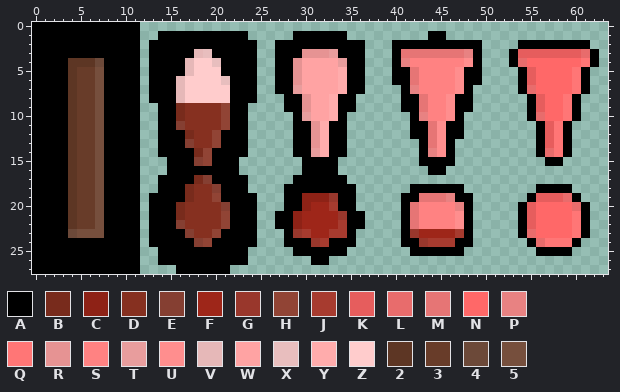
Two states of a pixel-art sprite, Assets/Graphics/Overlay/coffeeWarning.png. The picture above is the old version.
The file is 64x28 pixels. Colours within 5 levels of each other are drawn and written as one.
Palette (. is transparent): A #000000  B #782b1c  C #8e2216  D #863020  E #853f32  F #9e2619  G #99372c  H #914435  J #a73b2f  K #e65d5d  L #e86c6c  M #e67575  N #ff6868  P #e88282  Q #ff7676  R #e69393  S #ff8282  T #e89d9d  U #ff8e8e  V #e6b8b8  W #ffa3a3  X #e8bebe  Y #ffacac  Z #ffcccc  2 #5d3624  3 #683c29  4 #6c4939  5 #764f3d
Pixels before, first column x 0:
 0 AAAAAAAAAAAA...................................................
 1 AAAAAAAAAAAA..AAAAAAAAAA.....AAAAAA.........AA.................
 2 AAAAAAAAAAAA.AAAAAAAAAAAA..AAAAAAAAAA...AAAAAAAAAA....AAAAAAAA.
 3 AAAAAAAAAAAA.AAAAAVXAAAAA..AAARRRTAAA...AMMMMMMMPA...AKKKKKKKLA
 4 AAAA2224AAAA.AAAAVZZXAAAA..AARWWWWTAA...APSSSSSSUA...ALNNNNNNQA
 5 AAAA2335AAAA.AAAAVZZZAAAA..AARWWWWYAA...AAMSSSSUAA....AKNNNNQA.
 6 AAAA2335AAAA.AAAVZZZZXAAA..AARWWWWYAA...AAMSSSSUAA....AKNNNNQA.
 7 AAAA2335AAAA.AAAVZZZZZAAA..AATWWWWYAA....APSSSSUA.....ALNNNNQA.
 8 AAAA2335AAAA.AAAVZZZZZAAA...AARWWYAA.....AAMSSUAA......AKNNQA..
 9 AAAA2335AAAA..AABDDDDHAA....AARWWYAA.....AAMSSUAA......AKNNQA..
10 AAAA2335AAAA..AABDDDDHAA.....ATWWYA.......APSSUA.......ALNNQA..
11 AAAA2335AAAA..AAEDDDDHAA.....AARYAA.......AAMUAA........AKQA...
12 AAAA2335AAAA..AAABDDHAAA.....AARYAA.......AAMUAA........AKQA...
13 AAAA2335AAAA..AAAEDDHAAA.....AARYAA........AMUA.........AKQA...
14 AAAA2335AAAA..AAAABHAAAA.....AATYAA........APUA.........ALQA...
15 AAAA2335AAAA...AAAEHAAA.......AAAA.........AAAA..........AA....
16 AAAA2335AAAA...AAAAAAAA.......AAAA..........AA.................
17 AAAA2335AAAA..AAAABEAAAA.....AAAAAA............................
18 AAAA2335AAAA..AAABDDEAAA....AAAAAAAA......AAAAAA........AAAA...
19 AAAA2335AAAA.AAAABDDHAAAA...AACCCGAA.....AAMMMPAA......AKKKLA..
20 AAAA2335AAAA.AAABDDDDEAAA...AACFFJAA.....AMSSSSPA.....AKNNNNLA.
21 AAAA2335AAAA.AAABDDDDHAAA..AACFFFFGAA....AMSSSSUA.....AKNNNNQA.
22 AAAA2335AAAA.AAAEDDDDHAAA..AACFFFFJAA....AMSSSSUA.....AKNNNNQA.
23 AAAA4555AAAA.AAAAEDDHAAAA...AGJFFJJA.....AGFFFFJA.....ALNNNNQA.
24 AAAAAAAAAAAA.AAAAAEHAAAAA...AAAGJAAA.....AAGJJJAA......ALQQQA..
25 AAAAAAAAAAAA..AAAAAAAAAA.....AAAAAA.......AAAAAA........AAAA...
26 AAAAAAAAAAAA..AAAAAAAAAA.......AA..............................
27 AAAAAAAAAAAA....AAAAAA.........................................
Now the later version:
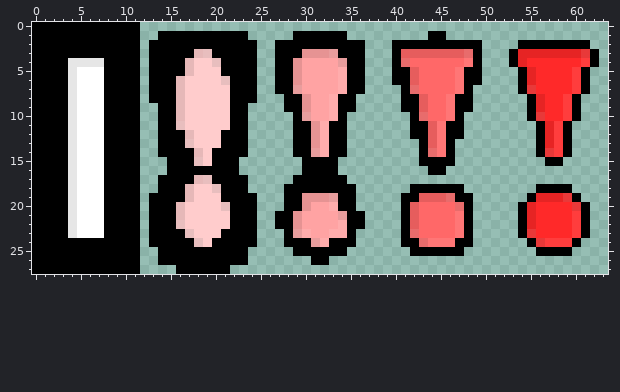
Commit: Andere Kaffee Warnungs Textur
The edit:
{"colour":"2","old":"#5d3624","new":"#e6e6e6"}
{"colour":"3","old":"#683c29","new":"#ffffff"}
{"colour":"K","old":"#e65d5d","new":"#e62424"}
{"colour":"L","old":"#e86c6c","new":"#e83939"}
{"colour":"M","old":"#e67575","new":"#e65d5d"}
{"colour":"N","old":"#ff6868","new":"#ff2929"}
{"colour":"P","old":"#e88282","new":"#e86c6c"}
{"colour":"Q","old":"#ff7676","new":"#ff3d3d"}
{"colour":"S","old":"#ff8282","new":"#ff6868"}
{"colour":"U","old":"#ff8e8e","new":"#ff7676"}
{"y":4,"x":7,"old":"4","new":"2"}
{"y":4,"x":54,"old":"L","new":"K"}
{"y":5,"x":7,"old":"5","new":"3"}
{"y":6,"x":7,"old":"5","new":"3"}
{"y":7,"x":7,"old":"5","new":"3"}
{"y":8,"x":7,"old":"5","new":"3"}
{"y":9,"x":7,"old":"5","new":"3"}
{"y":9,"x":16,"old":"BDDDDH","new":"VZZZZZ"}
{"y":10,"x":7,"old":"5","new":"3"}
{"y":10,"x":16,"old":"BDDDDH","new":"VZZZZZ"}
{"y":11,"x":7,"old":"5","new":"3"}
{"y":11,"x":16,"old":"EDDDDH","new":"XZZZZZ"}
{"y":12,"x":7,"old":"5","new":"3"}
{"y":12,"x":17,"old":"BDDH","new":"VZZZ"}
{"y":13,"x":7,"old":"5","new":"3"}
{"y":13,"x":17,"old":"EDDH","new":"XZZZ"}
{"y":14,"x":7,"old":"5","new":"3"}
{"y":14,"x":18,"old":"BH","new":"VZ"}
{"y":15,"x":7,"old":"5","new":"3"}
{"y":15,"x":18,"old":"EH","new":"XZ"}
{"y":16,"x":7,"old":"5","new":"3"}
{"y":17,"x":7,"old":"5","new":"3"}
{"y":17,"x":18,"old":"BE","new":"VX"}
{"y":18,"x":7,"old":"5","new":"3"}
{"y":18,"x":17,"old":"BDDE","new":"VZZX"}
{"y":19,"x":7,"old":"5","new":"3"}
{"y":19,"x":17,"old":"BDDH","new":"VZZZ"}
{"y":19,"x":30,"old":"CCCG","new":"RRRT"}
{"y":20,"x":7,"old":"5","new":"3"}
{"y":20,"x":16,"old":"BDDDDE","new":"VZZZZX"}
{"y":20,"x":30,"old":"CFFJ","new":"RWWY"}
{"y":21,"x":7,"old":"5","new":"3"}
{"y":21,"x":16,"old":"BDDDDH","new":"VZZZZZ"}
{"y":21,"x":29,"old":"CFFFFG","new":"RWWWWT"}
{"y":22,"x":7,"old":"5","new":"3"}
{"y":22,"x":16,"old":"EDDDDH","new":"XZZZZZ"}
{"y":22,"x":29,"old":"CFFFFJ","new":"RWWWWY"}
{"y":23,"x":4,"old":"4555","new":"2333"}
{"y":23,"x":17,"old":"EDDH","new":"XZZZ"}
{"y":23,"x":29,"old":"GJFFJJ","new":"TYWWYY"}
{"y":23,"x":42,"old":"GFFFFJ","new":"PSSSSU"}
{"y":24,"x":18,"old":"EH","new":"XZ"}
{"y":24,"x":31,"old":"GJ","new":"TY"}
{"y":24,"x":43,"old":"GJJJ","new":"PUUU"}
{"label":"changed","picture_box":[401,49,473,157]}
{"label":"changed","picture_box":[518,49,590,157]}
{"label":"changed","picture_box":[68,58,104,238]}
{"label":"changed","picture_box":[176,103,230,247]}
{"label":"changed","picture_box":[293,193,347,247]}
{"label":"changed","picture_box":[410,193,464,247]}
{"label":"changed","picture_box":[527,193,581,247]}
